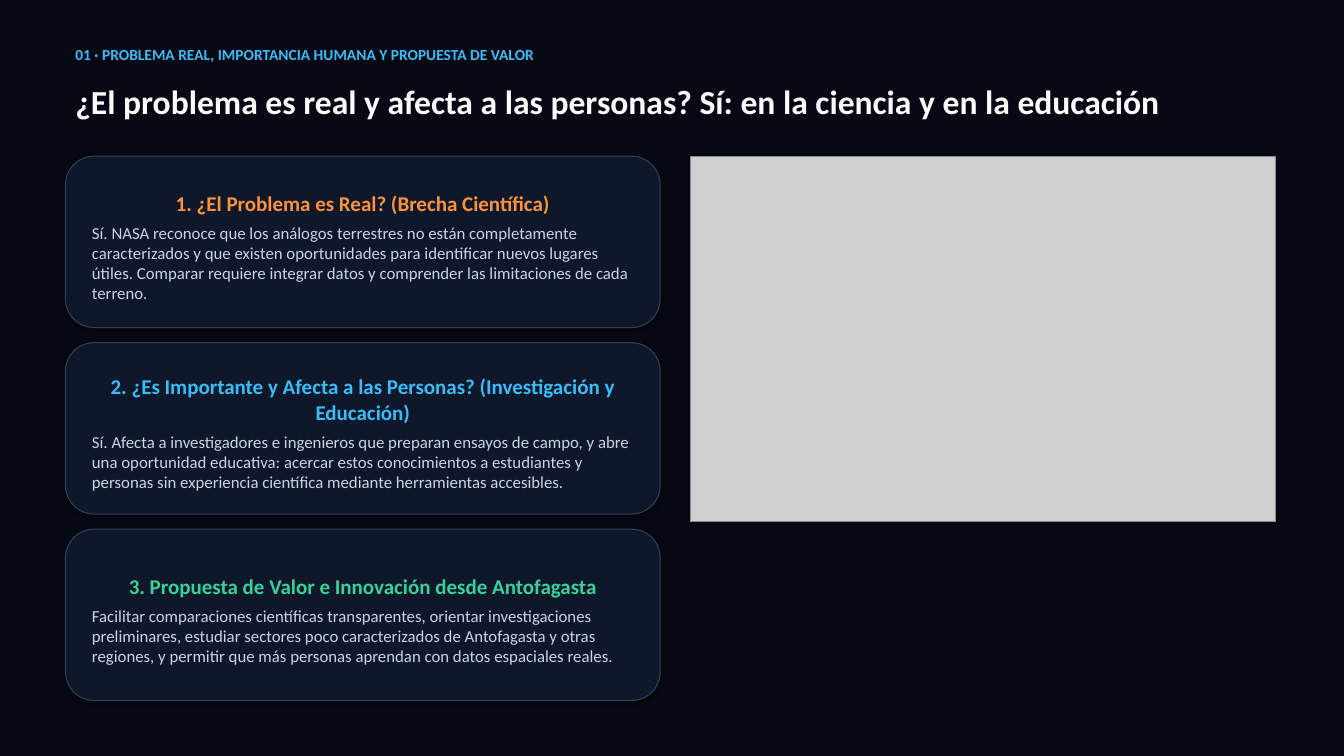
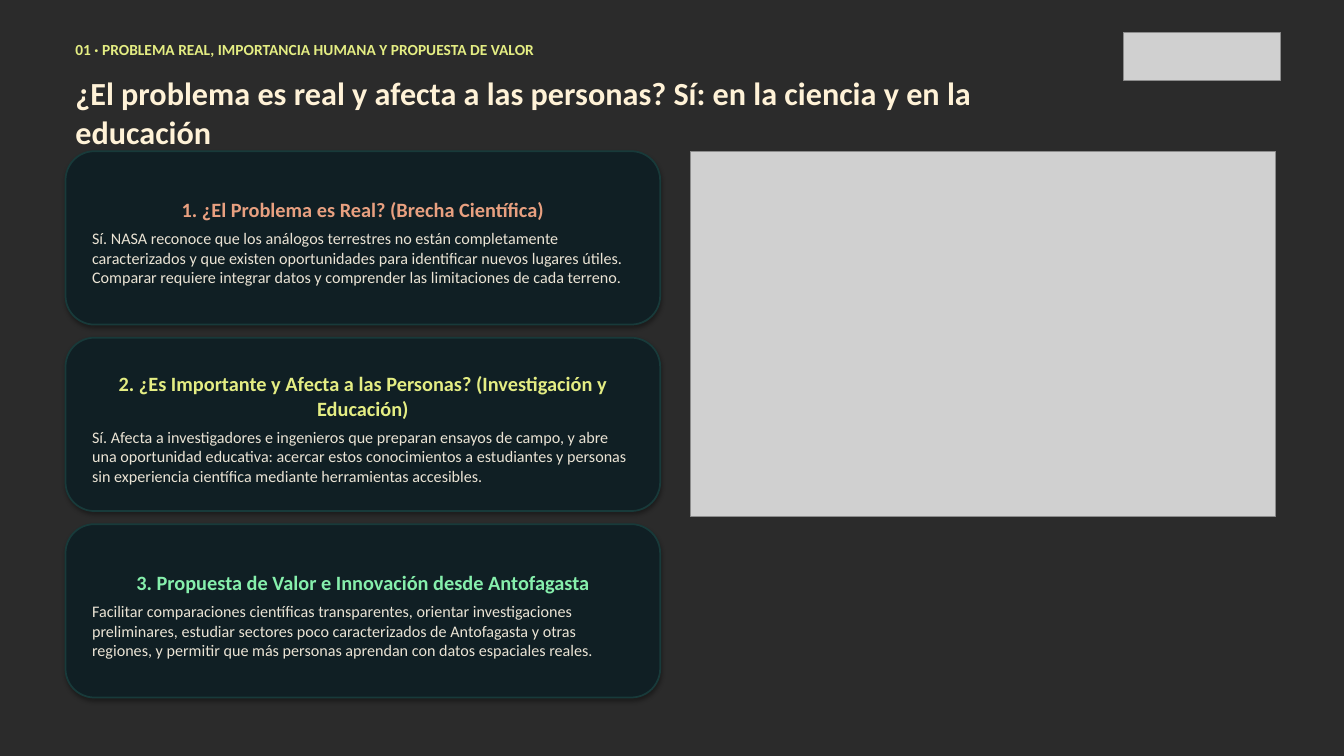
Before and after one commit to AnGeMoNs/Ckepi, a slide deck: slide 2 of docs/nehe/ckepi-pitch-es.pptx. Drawn at 1344x756 pixels with LibreOffice and Linux fonts; fonts in the diff are those of the drawing; grey boxes stand for pictures; background and template pictures are left out; a plain dark background stands for a picture behind light text. Boxes give left, top, right and bottom in pixels: in the first picture for what was removed or moved away, otherwise in the second. Text is boxed around its words. In the diff, an @@ line names an element or a change of style, - is before the commit and + after.

Commit message:
docs(nehe): integrar identidad V2 (sal, cobre y azufre), logo, fondos paper-cut con marca de agua IA y guia de declaracion IA

```diff
--- a/docs/nehe/ckepi-pitch-es.pptx
+++ b/docs/nehe/ckepi-pitch-es.pptx
@@ background #060913 to picture (left out) @@
@@ text "01 · PROBLEMA REAL, IMPORTANCIA ..." at (x1=75, y1=45, x2=534, y2=57): text colour #38BDF8 to #E4ED83 @@
@@ picture added at (x1=1124, y1=32, x2=1280, y2=81) @@
@@ text "¿El problema es real y ..." moved from (x1=75, y1=90, x2=1160, y2=120) to (x1=75, y1=82, x2=971, y2=145) @@
@@ text "¿El problema es real y ..." at (x1=75, y1=82, x2=971, y2=145): size 24 to 23 pt, text colour #F8FAFC to #FFF2D7 @@
@@ rounded rectangle "1. ¿El Problema es Real? ..." at (x1=66, y1=151, x2=660, y2=325): size 15 to 14.5 pt, text colour #FB923C to #E8A080 in "1. ¿El Problema es Real? (Brecha Científica)"; size 12 to 11.5 pt, text colour #CBD5E1 to #EBE4D5 in "Sí. NASA reconoce que los análogos terrestres ..."; fill #0F172A to #101F24; outline #334155 0.75 pt to #183A3A 1.25 pt @@
@@ 3 rounded rectangles, 1 picture moved together from (x1=66, y1=156, x2=1275, y2=701) to (x1=66, y1=151, x2=1275, y2=698) @@
@@ rounded rectangle "2. ¿Es Importante y Afecta ..." at (x1=66, y1=338, x2=660, y2=511): size 15 to 14.5 pt, text colour #38BDF8 to #E4ED83 in "2. ¿Es Importante y Afecta a las ..."; size 12 to 11.5 pt, text colour #CBD5E1 to #EBE4D5 in "Sí. Afecta a investigadores e ingenieros que ..."; fill #0F172A to #101F24; outline #334155 0.75 pt to #183A3A 1.25 pt @@
@@ rounded rectangle "3. Propuesta de Valor e ..." at (x1=66, y1=524, x2=660, y2=698): size 15 to 14.5 pt, text colour #34D399 to #86EFAC in "3. Propuesta de Valor e Innovación desde ..."; size 12 to 11.5 pt, text colour #CBD5E1 to #EBE4D5 in "Facilitar comparaciones científicas transparentes, orientar  ..."; fill #0F172A to #101F24; outline #334155 0.75 pt to #183A3A 1.25 pt @@
```
Also in this commit, not shown: 6 other slides changed, 29 other files.
